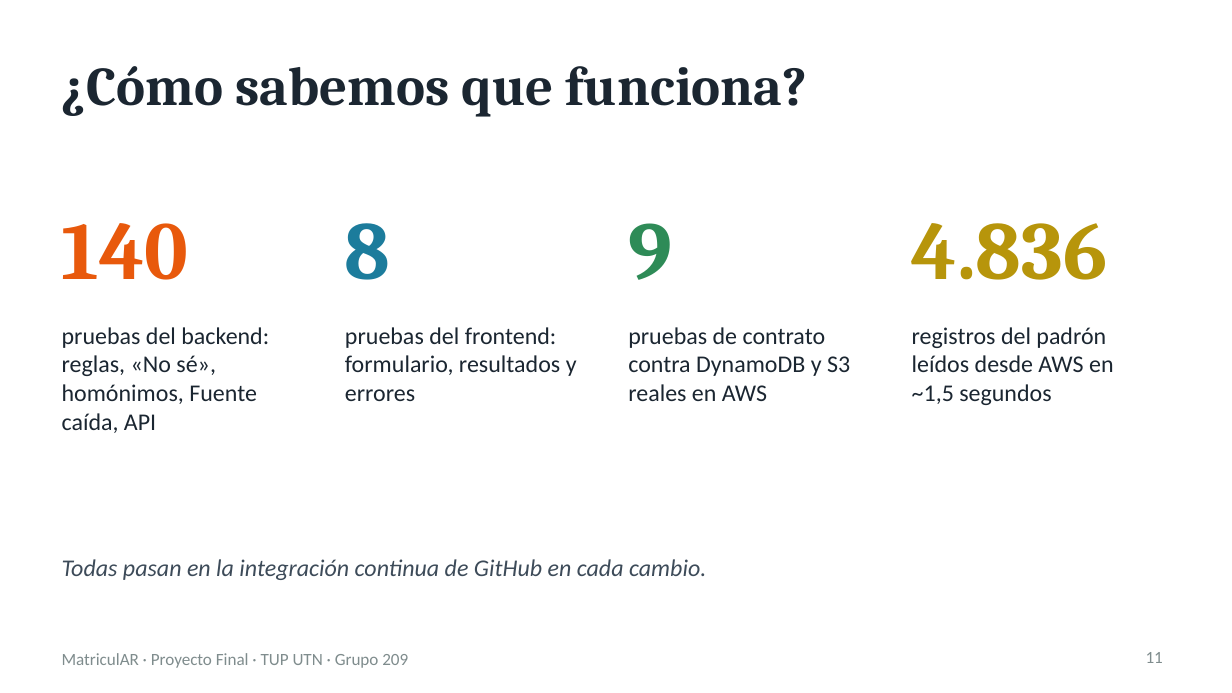
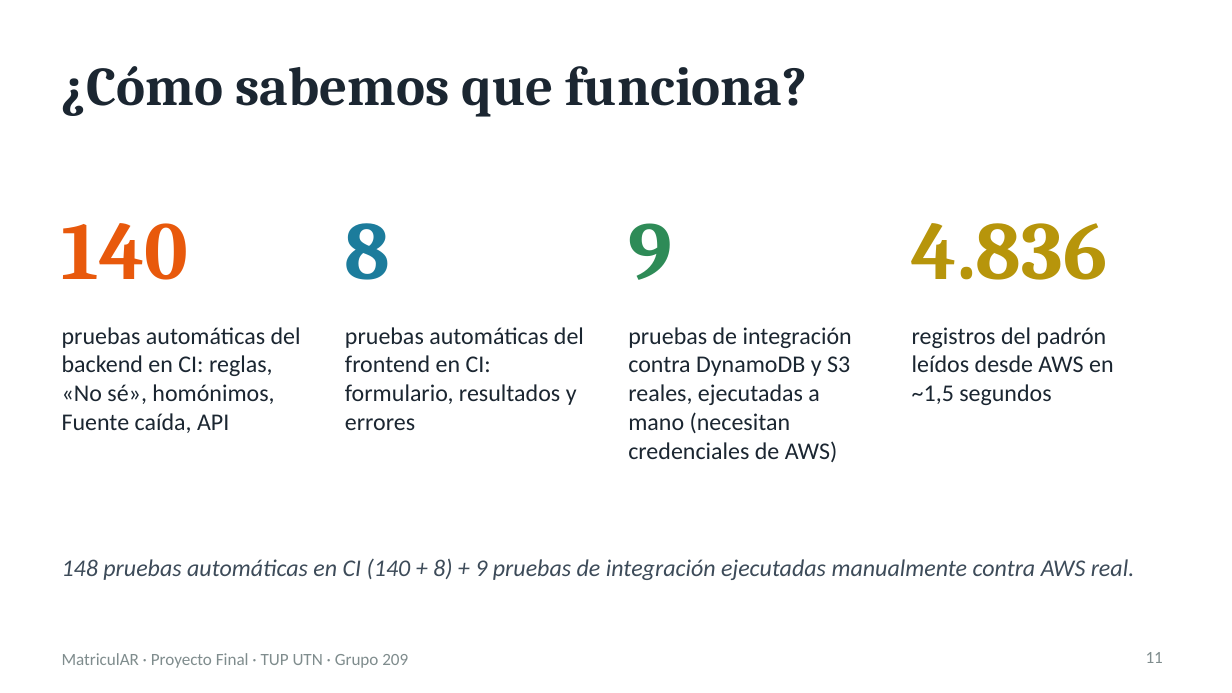
Before and after one commit to IvanDaniliuk01/MatriculAR, a slide deck: slide 11 of docs/presentacion-video.pptx. Drawn at 1232x693 pixels with LibreOffice and Linux fonts; fonts in the diff are those of the drawing. Boxes give left, top, right and bottom in pixels: in the first picture for what was removed or moved away, otherwise in the second. Text is boxed around its words. In the diff, an @@ line names an element or a change of style, - is before the commit and + after.

```diff
--- a/docs/presentacion-video.pptx
+++ b/docs/presentacion-video.pptx
@@ text at box(62, 327, 301, 433): text changed @@
-pruebas del backend: reglas, «No sé», homónimos, Fuente caída, API
+pruebas automáticas del backend en CI: reglas, «No sé», homónimos, Fuente caída, API
@@ text at box(345, 327, 584, 430): text changed @@
-pruebas del frontend: formulario, resultados y errores
+pruebas automáticas del frontend en CI: formulario, resultados y errores
@@ text at box(628, 327, 852, 462): text changed @@
-pruebas de contrato contra DynamoDB y S3 reales en AWS
+pruebas de integración contra DynamoDB y S3 reales, ejecutadas a mano (necesitan credenciales de AWS)
@@ text at box(62, 559, 1135, 580): text changed @@
-Todas pasan en la integración continua de GitHub en cada cambio.
+148 pruebas automáticas en CI (140 + 8) + 9 pruebas de integración ejecutadas manualmente contra AWS real.
```
Also in this commit, not shown: 8 other files.
